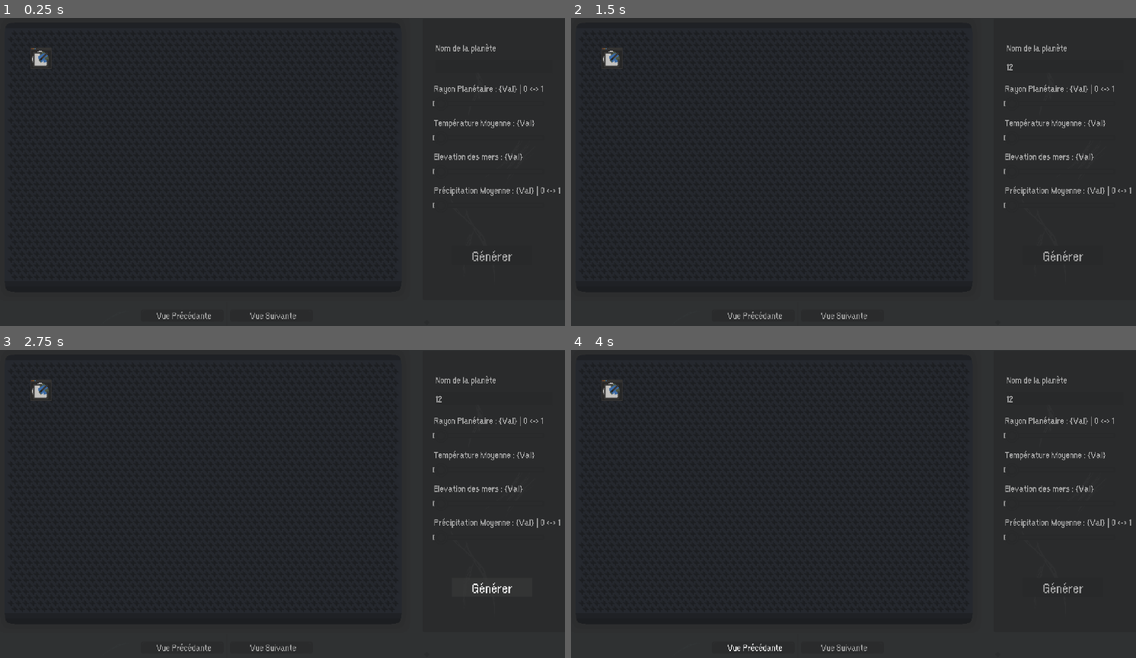
Above: before the commit, frames 1-4 (two rows, left to right).
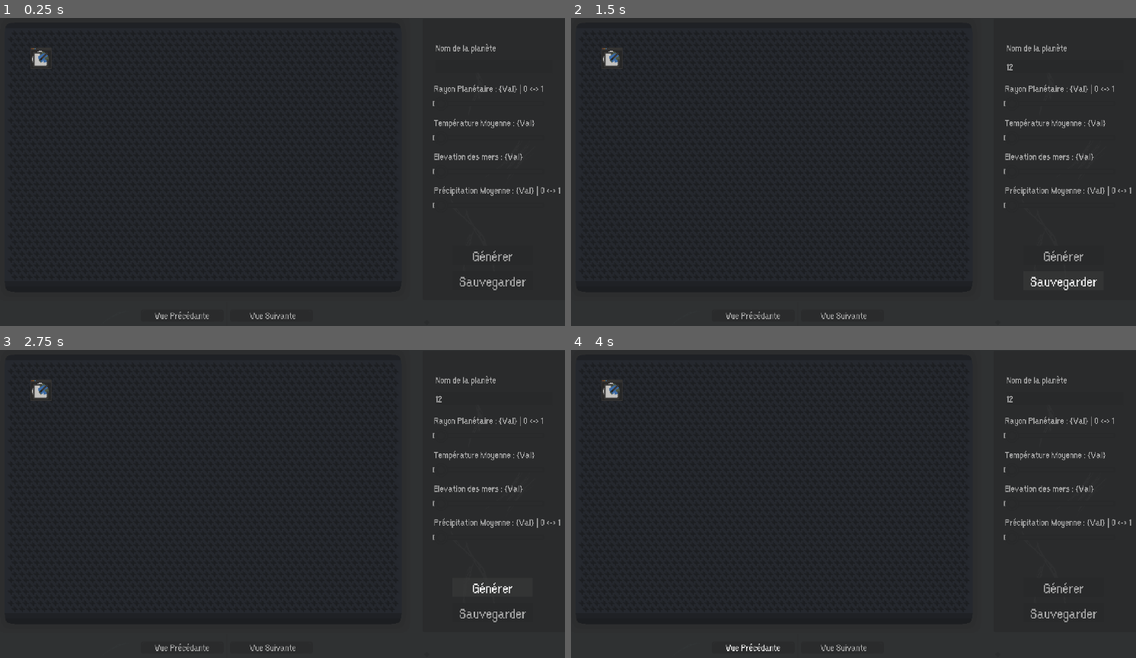
Above: after the commit, the same moments.

Repository: Jujedie/PlanetGenerator
Game: Godot game, scene res://data/scn/master.tscn
The game is run twice, just before and just after one commit, with the same random seed, the same clock (stepped at 60 frames per second) and the same inputs.
Inputs (mouse positions are in pixels of both pictures, inside the frame that each line leads up to):
- Up to frame 1 (0.25 s): no input
- Up to frame 2 (1.5 s): click (1062, 67) at 0.52 s; type "12" at 0.6 s; click (1062, 279) at 1.25 s, where only the run after the commit has a clickable "Sauvegarder"
- Up to frame 3 (2.75 s): click "Générer" at 2 s
- Up to frame 4 (4 s): click "Vue Suivante" at 2.75 s; click "Vue Précédante" at 3.5 s

The runs differ from the first frame. In frame 1, 0.4% of the frame differs, in the area x 27-94%, y 75-98%; in frame 2, 0.4%; in frame 3, 0.4%; in frame 4, 0.4%.

Commit message:
Mise à jour de la scène principale : ajout de nouveaux boutons "Sauvegarder" et ajustements des positions et des propriétés des éléments existants.

Diff:
--- a/data/scn/master.tscn
+++ b/data/scn/master.tscn
@@ -1,6 +1,7 @@
-[gd_scene load_steps=14 format=3 uid="uid://c7gj7wdupqeeb"]
+[gd_scene load_steps=15 format=3 uid="uid://c7gj7wdupqeeb"]
 
 [ext_resource type="Texture2D" uid="uid://bm5bxcrxtppve" path="res://data/img/fond_machine.png" id="1_7ybw1"]
+[ext_resource type="Script" uid="uid://d12q01wdkxsvn" path="res://src/master.gd" id="1_qfml0"]
 [ext_resource type="Texture2D" uid="uid://dlhf54h1d84kv" path="res://data/img/encadré.png" id="1_xqn6k"]
 [ext_resource type="Texture2D" uid="uid://cn6ewiifk7yht" path="res://data/img/grabber.png" id="2_w6tpy"]
 [ext_resource type="Texture2D" uid="uid://yqpwvx3al8jd" path="res://data/img/fond.png" id="2_w33hw"]
@@ -24,10 +25,15 @@
 texture = ExtResource("7_qfml0")
 
 [node name="Master" type="Node2D"]
+script = ExtResource("1_qfml0")
 metadata/_edit_lock_ = true
 
 [node name="Camera2D" type="Camera2D" parent="."]
 anchor_mode = 0
+limit_left = 0
+limit_top = 0
+limit_right = 1152
+limit_bottom = 648
 metadata/_edit_lock_ = true
 
 [node name="Frame" type="Sprite2D" parent="."]
@@ -76,6 +82,7 @@
 metadata/_edit_lock_ = true
 
 [node name="sldTempMoy" type="HSlider" parent="Node2D/Control"]
+layout_mode = 0
 offset_left = 912.0
 offset_top = 174.587
 offset_right = 1121.0
@@ -105,6 +112,7 @@
 metadata/_edit_lock_ = true
 
 [node name="sldHautEau" type="HSlider" parent="Node2D/Control"]
+layout_mode = 0
 offset_left = 912.0
 offset_top = 238.587
 offset_right = 1121.0
@@ -134,6 +142,7 @@
 metadata/_edit_lock_ = true
 
 [node name="sldPrecipitationMoy" type="HSlider" parent="Node2D/Control"]
+layout_mode = 0
 offset_left = 912.0
 offset_top = 302.587
 offset_right = 1121.0
@@ -184,19 +193,36 @@
 max_length = 18
 
 [node name="btnComfirmer" type="Node2D" parent="Node2D/Control"]
-position = Vector2(915, 4.39252)
+position = Vector2(947, 393)
 scale = Vector2(0.02, 0.02)
 metadata/_edit_lock_ = true
 
 [node name="btnComfirme" type="Button" parent="Node2D/Control/btnComfirmer"]
-offset_left = 1557.61
-offset_top = 19420.4
-offset_right = 9170.61
-offset_bottom = 21220.4
+offset_left = -0.00109863
+offset_top = 0.00195313
+offset_right = 7613.0
+offset_bottom = 1800.0
 theme = SubResource("Theme_qfml0")
 theme_override_colors/font_color = Color(0.670588, 0.670588, 0.670588, 1)
 theme_override_styles/normal = SubResource("StyleBoxTexture_3fsd5")
 text = "Générer"
+metadata/_edit_use_anchors_ = true
+
+[node name="btnSauvegarder" type="Node2D" parent="Node2D/Control"]
+position = Vector2(947, 441)
+scale = Vector2(0.02, 0.02)
+metadata/_edit_lock_ = true
+
+[node name="btnSauvegarder" type="Button" parent="Node2D/Control/btnSauvegarder"]
+offset_left = -0.00109863
+offset_top = -0.000854492
+offset_right = 7613.0
+offset_bottom = 1800.0
+theme = SubResource("Theme_qfml0")
+theme_override_colors/font_color = Color(0.670588, 0.670588, 0.670588, 1)
+theme_override_styles/normal = SubResource("StyleBoxTexture_3fsd5")
+text = "Sauvegarder"
+metadata/_edit_lock_ = true
 
 [node name="btnSuivant" type="Node2D" parent="Node2D/Control"]
 position = Vector2(553, 502)
@@ -204,10 +230,10 @@
 metadata/_edit_lock_ = true
 
 [node name="btnSuivant" type="Button" parent="Node2D/Control/btnSuivant"]
-offset_left = 526.637
-offset_top = 509.422
-offset_right = 4930.64
-offset_bottom = 1717.42
+offset_left = -1100.0
+offset_top = 509.0
+offset_right = 6500.0
+offset_bottom = 1717.0
 theme = ExtResource("5_e2i44")
 theme_override_colors/font_color = Color(0.670588, 0.670588, 0.670588, 1)
 text = "Vue Suivante
@@ -220,10 +246,10 @@
 metadata/_edit_lock_ = true
 
 [node name="btnPrecedant" type="Button" parent="Node2D/Control/btnPrecedant"]
-offset_left = 357.818
-offset_top = 509.422
-offset_right = 513.818
-offset_bottom = 540.422
+offset_left = -1200.0
+offset_top = 509.0
+offset_right = 6800.0
+offset_bottom = 1717.0
 theme = ExtResource("5_e2i44")
 theme_override_colors/font_color = Color(0.670588, 0.670588, 0.670588, 1)
 text = "Vue Précédante"
@@ -231,6 +257,7 @@
 
 [node name="SubViewportContainer" type="SubViewportContainer" parent="Node2D/Control"]
 custom_minimum_size = Vector2(752, 513)
+layout_mode = 0
 offset_left = 99.0
 offset_top = -31.0
 offset_right = 851.0
@@ -252,7 +279,7 @@
 texture = ExtResource("6_w6tpy")
 metadata/_edit_lock_ = true
 
-[node name="Cadre" type="Sprite2D" parent="Node2D/Control"]
+[node name="Cadre" type="Sprite2D" parent="Node2D"]
 position = Vector2(83, -47)
 texture = ExtResource("1_xqn6k")
 centered = false
